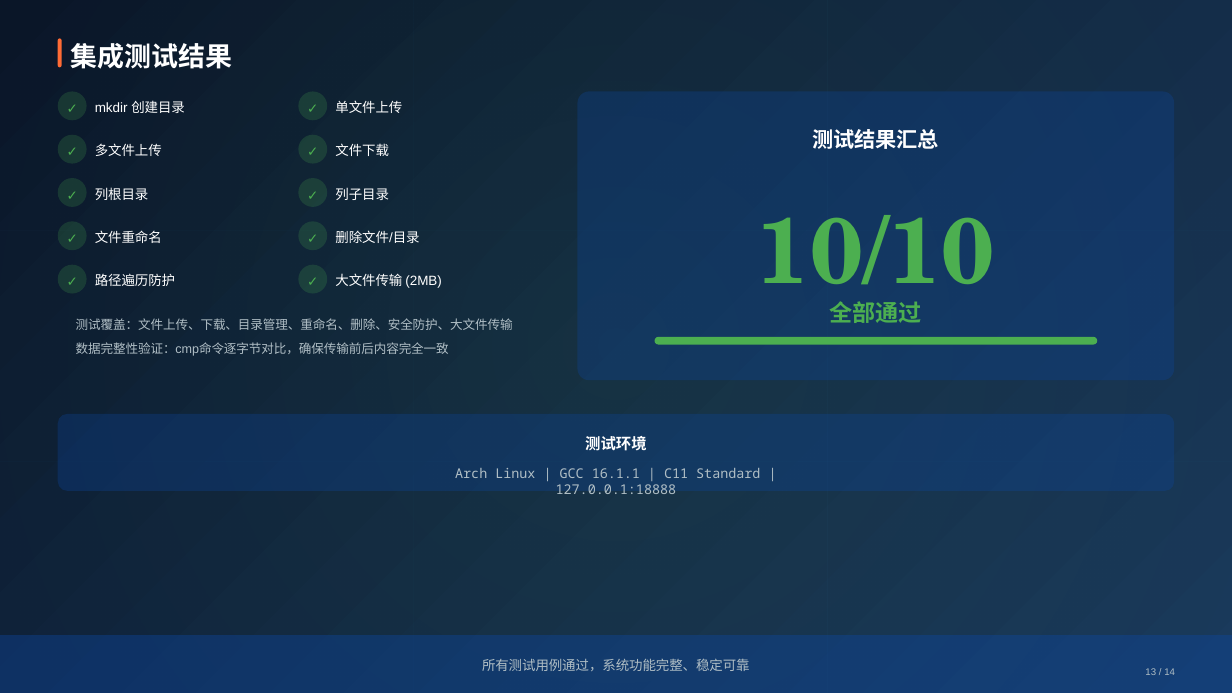
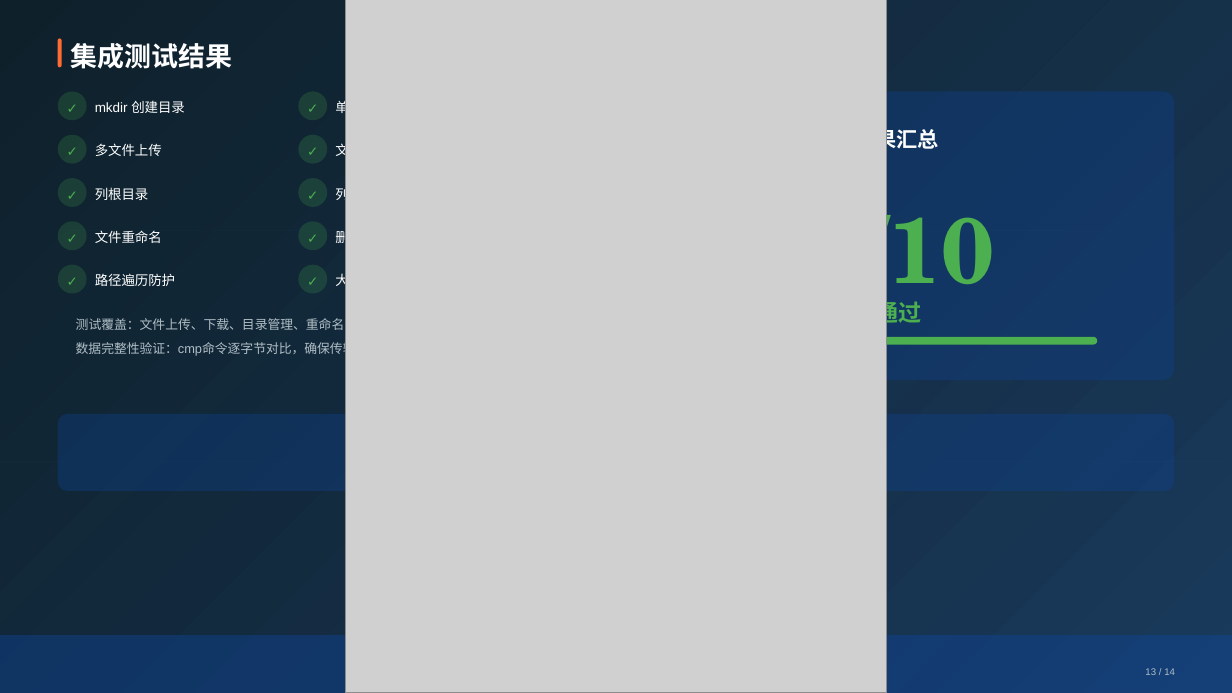
Before and after one commit to calendar0917/keshe, a slide deck: slide 13 of report/report.pptx. Drawn at 1232x693 pixels with LibreOffice and Linux fonts; fonts in the diff are those of the drawing; grey boxes stand for pictures. Boxes give left, top, right and bottom in pixels: in the first picture for what was removed or moved away, otherwise in the second. Text is boxed around its words. In the diff, an @@ line names an element or a change of style, - is before the commit and + after.

```diff
--- a/report/report.pptx
+++ b/report/report.pptx
@@ picture added at (x1=346, y1=0, x2=887, y2=693) @@
@@ text "测试覆盖：文件上传、下载、目录管理、重命名、删除、安全防护、大文件传输" at (x1=76, y1=316, x2=524, y2=334): size 9.8 to 10 pt @@
@@ text "数据完整性验证：cmp命令逐字节对比，确保传输前后内容完全一致" at (x1=76, y1=340, x2=458, y2=358): size 9.8 to 10 pt @@
@@ text removed at (x1=585, y1=436, x2=647, y2=451) @@
-测试环境
@@ text removed at (x1=455, y1=468, x2=760, y2=494) @@
-Arch Linux | GCC 16.1.1 | C11 Standard | 127.0.0.1:18888
@@ text removed at (x1=482, y1=658, x2=750, y2=671) @@
-所有测试用例通过，系统功能完整、稳定可靠
```
Also in this commit, not shown: 12 other slides changed, 3 other files.
